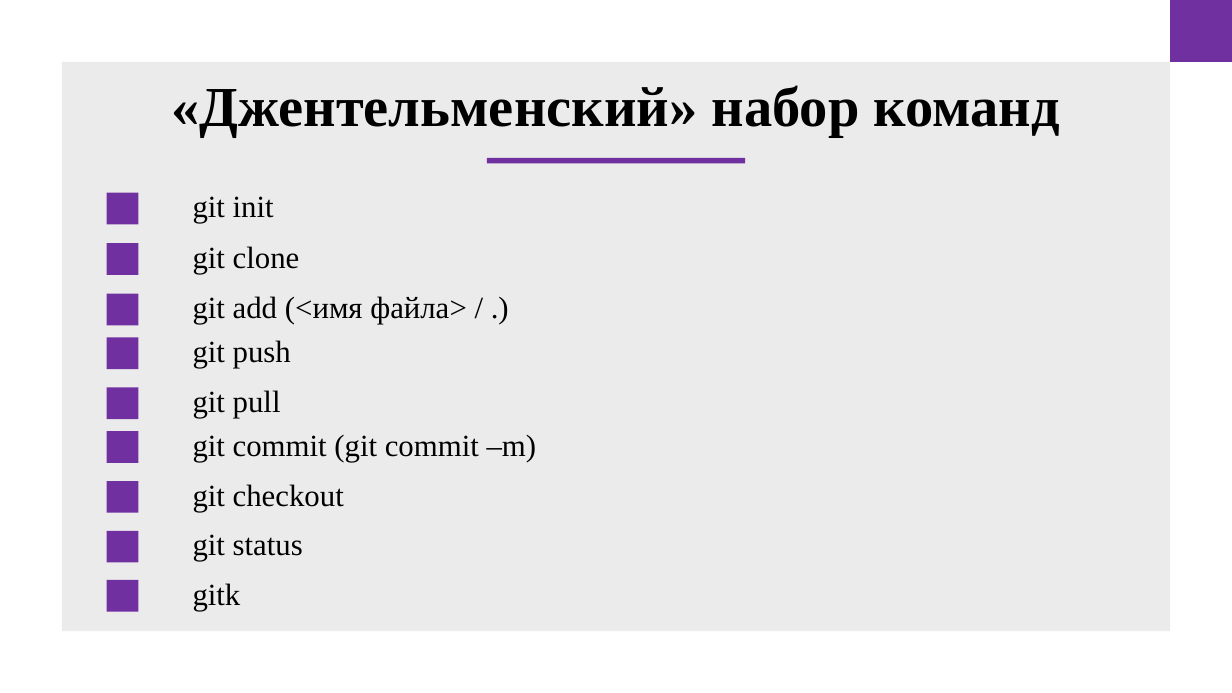
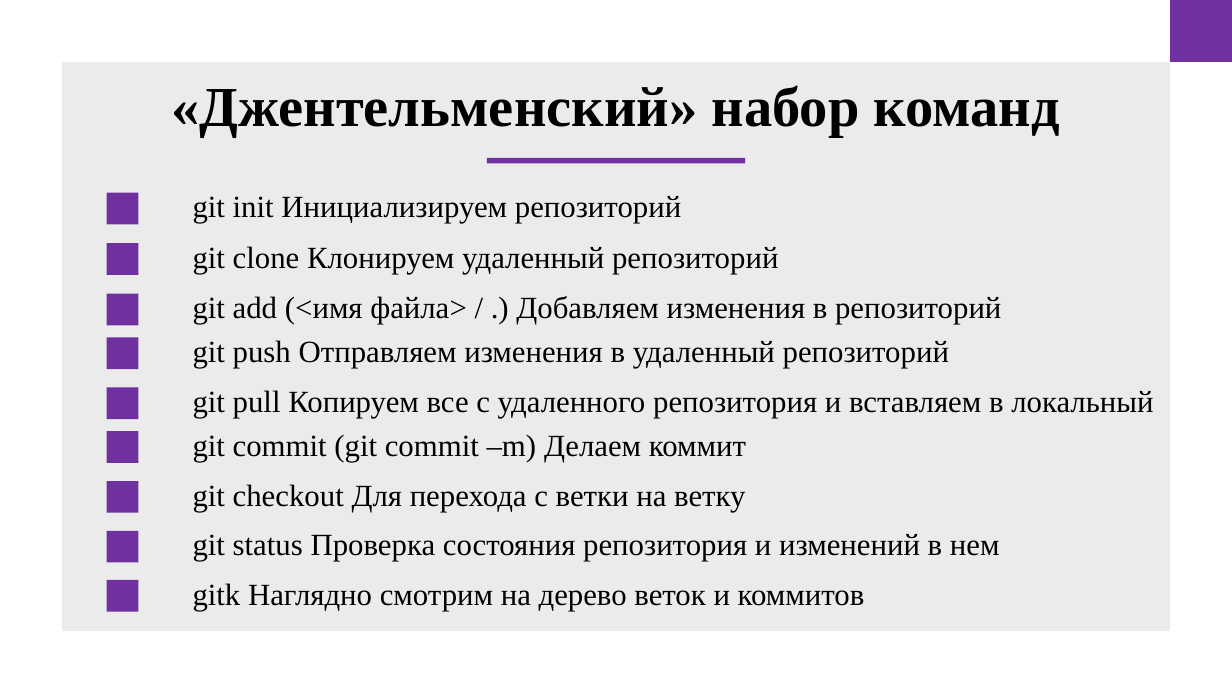
Before and after one commit to doshenka/akademy_files, a slide deck: slide 26 of преза на 11-23-24.pptx (slide 24 before the commit). Drawn at 1232x693 pixels with LibreOffice and Linux fonts; fonts in the diff are those of the drawing. Boxes give left, top, right and bottom in pixels: in the first picture for what was removed or moved away, otherwise in the second. Text is boxed around its words. In the diff, an @@ line names an element or a change of style, - is before the commit and + after.

```diff
--- a/преза на 11-23-24.pptx
+++ b/преза на 11-23-24.pptx
@@ text at [193, 196, 681, 223]: text changed @@
-git init
+git init Инициализируем репозиторий
@@ text at [193, 246, 778, 274]: text changed @@
-git clone
+git clone Клонируем удаленный репозиторий
@@ text at [193, 296, 1001, 324]: text changed @@
-git add (<имя файла> / .)
+git add (<имя файла> / .) Добавляем изменения в репозиторий
@@ text at [193, 340, 949, 368]: text changed @@
-git push
+git push Отправляем изменения в удаленный репозиторий
@@ text at [193, 390, 1153, 418]: text changed @@
-git pull
+git pull Копируем все с удаленного репозитория и вставляем в локальный
@@ text at [193, 435, 746, 462]: text changed @@
-git commit (git commit –m)
+git commit (git commit –m) Делаем коммит
@@ text at [193, 484, 745, 512]: text changed @@
-git checkout
+git checkout Для перехода с ветки на ветку
@@ text at [193, 534, 1000, 562]: text changed @@
-git status
+git status Проверка состояния репозитория и изменений в нем
@@ text at [193, 583, 865, 611]: text changed @@
-gitk
+gitk Наглядно смотрим на дерево веток и коммитов
```
Also in this commit, not shown: 1 other slide changed, 13 slides added, 11 slides removed.
